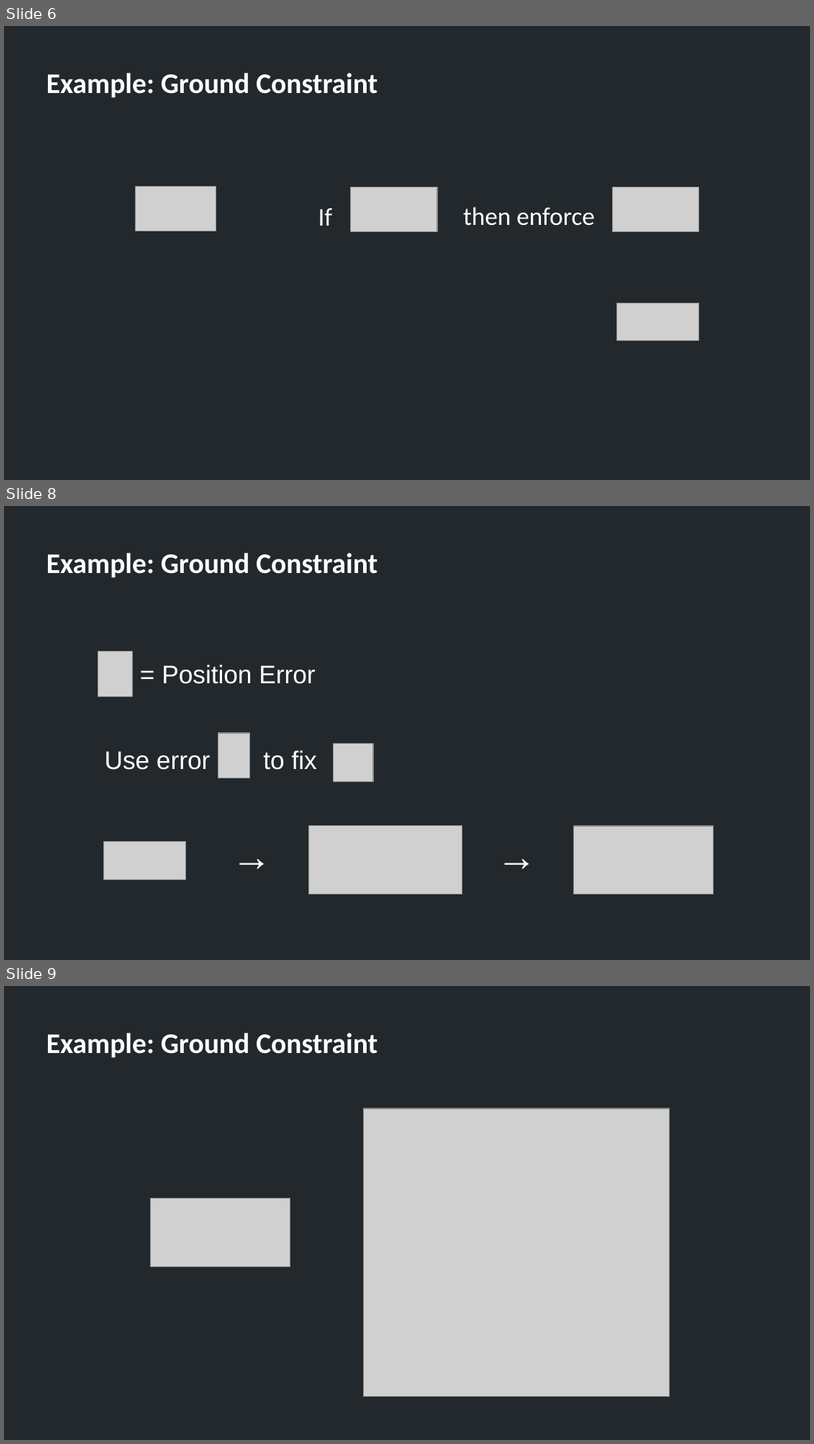
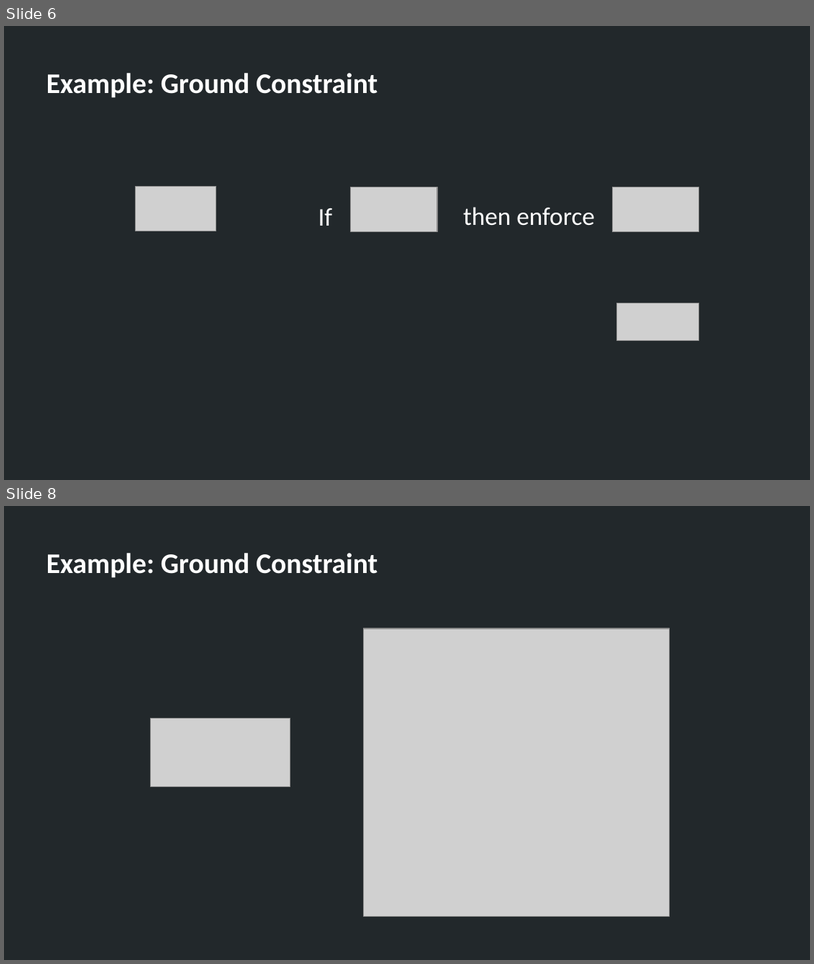
Before and after one commit to TheAllenChou/unity-physics-constraints, a slide deck: slides/01-constraint-basics-english.odp. Shown one above the other, each under a label of ours: slides 6, 8 and 9 before the commit, slides 6 and 8 after it; the slides between them are not shown. The pictures are 814x1444 and 814x964 pixels, drawn with LibreOffice and Linux fonts; fonts in the diff are those of the drawing; grey boxes stand for pictures. Boxes give left, top, right and bottom in pixels: in the first picture for what was removed or moved away, otherwise in the second. Text is boxed around its words. In the diff, an @@ line names an element or a change of style, - is before the commit and + after.

```diff
--- a/slides/01-constraint-basics-english.odp
+++ b/slides/01-constraint-basics-english.odp
@@ slide 8 removed at [4, 506, 810, 960], background #22282B @@
@@ text removed at [46, 553, 378, 578] @@
-Example: Ground Constraint
@@ picture removed at [98, 651, 133, 696] @@
@@ text removed at [162, 664, 315, 684] @@
-= Position Error
@@ picture removed at [219, 733, 250, 777] @@
@@ picture removed at [333, 743, 373, 781] @@
@@ text removed at [105, 751, 210, 770] @@
-Use error
@@ text removed at [263, 750, 317, 770] @@
-to fix
@@ text removed at [224, 826, 279, 879] @@
-→
@@ picture removed at [309, 826, 462, 894] @@
@@ text removed at [489, 826, 544, 879] @@
-→
@@ picture removed at [574, 826, 714, 894] @@
@@ picture removed at [103, 841, 185, 879] @@
@@ what was slide 9 is now slide 8 @@
```
Also in this commit, not shown: 3 slides changed, 1 slide added, 1 other slide removed, 7 other files.
